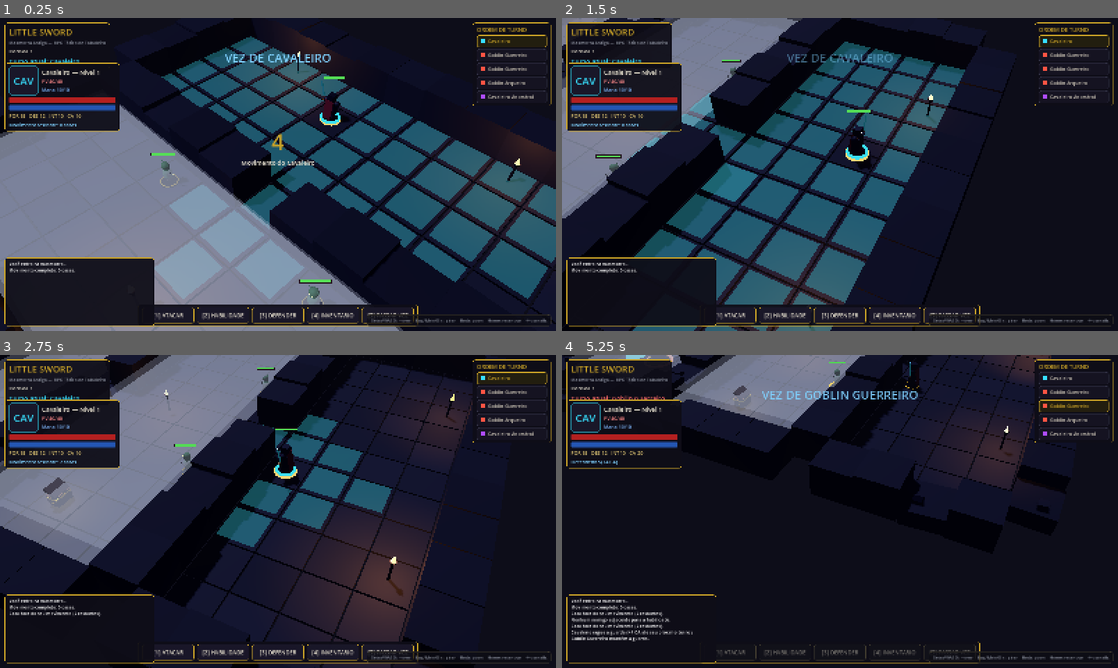
Above: before the commit, frames 1-4 (two rows, left to right).
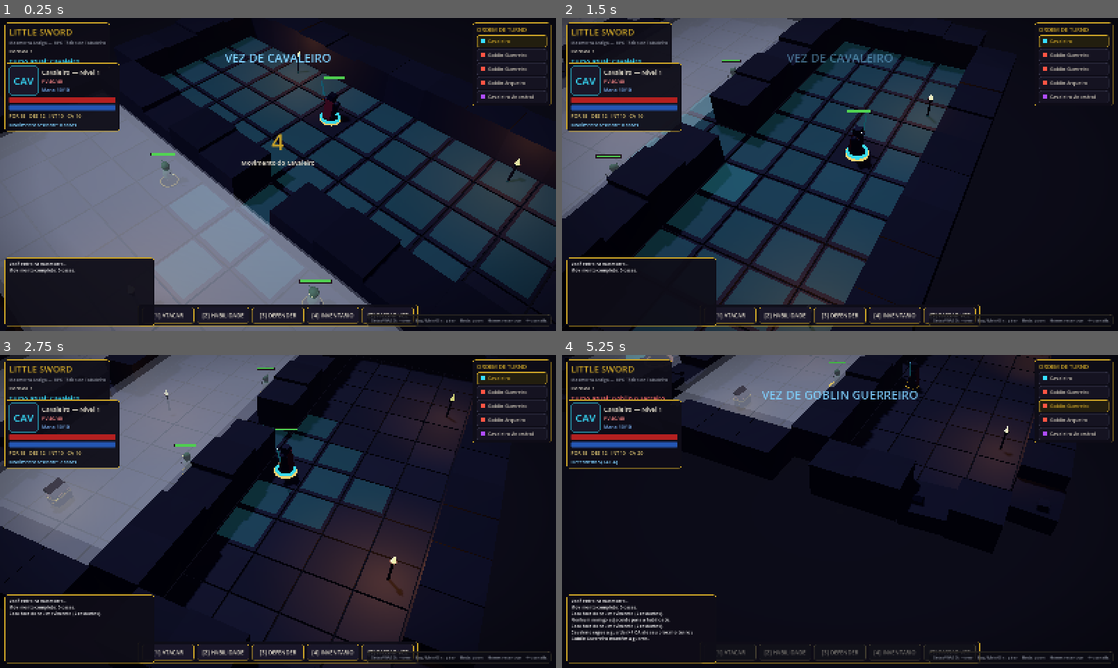
Above: after the commit, the same moments.

Repository: FalconiRod/Little-Sword
Game: Godot game, scene res://src/scenes/main.tscn
Same seed, same stepped clock (60 frames per second), same inputs: the game is played once before the commit and once after it.
Inputs (mouse positions are in pixels of both pictures, inside the frame that each line leads up to):
- Up to frame 1 (0.25 s): no input
- Up to frame 2 (1.5 s): tap Enter at 0.5 s; move the mouse to (962, 158) at 0.52 s; hold D 0.53-1.28 s; hold Q 0.53-1.28 s; click (962, 158) at 0.67 s; move the mouse to (728, 190) at 1.27 s; hold S from 1.28 s (still down); tap E at 1.35 s; click (728, 190) at 1.42 s
- Up to frame 3 (2.75 s): move the mouse to (333, 442) at 2.02 s; release S at 2.03 s; hold D from 2.03 s (still down); tap 1 at 2.1 s; click (333, 442) at 2.17 s
- Up to frame 4 (5.25 s): move the mouse to (812, 574) at 2.77 s; release D at 2.78 s; hold W 2.78-3.53 s; tap one key every 0.75 s from 2.85 s: 2 3 4 5; click (812, 574) at 2.92 s; move the mouse to (1006, 558) at 3.52 s; hold A 3.53-5.03 s; click (1006, 558) at 3.67 s; move the mouse to (673, 464) at 4.27 s; click (673, 464) at 4.42 s; move the mouse to (867, 511) at 5.02 s; hold S from 5.03 s (still down); click (867, 511) at 5.17 s

The runs differ from the first frame. In frame 1, 21% of the frame differs, in the area x 0-100%, y 5-100%; in frame 2, 22%, in the area x 0-73%, y 0-100%; in frame 3, 6.2%; in frame 4, 1.3%.

Commit message:
v0.2.16: vinheta de masmorra + destaque de movimento mais sutil

Diff:
--- a/src/player/player_controller.gd
+++ b/src/player/player_controller.gd
@@ -70,9 +70,9 @@
 	mi.material_override = m
 	return mi
 
-func _pool_show(pool: Array[MeshInstance3D], cells: Array, hex: String) -> void:
+func _pool_show(pool: Array[MeshInstance3D], cells: Array, hex: String, alpha := 0.34) -> void:
 	while pool.size() < cells.size():
-		var q := _make_quad(hex, 0.34)
+		var q := _make_quad(hex, alpha)
 		pool.append(q)
 		add_child(q)
 	for i in pool.size():
@@ -152,7 +152,7 @@
 	reach = BoardGrid.compute_reachable(knight.grid_pos, knight.moves_left)
 	var cells: Array = reach["dist"].keys()
 	cells.erase(knight.grid_pos)
-	_pool_show(_hl_pool, cells, "37e0ff")
+	_pool_show(_hl_pool, cells, "37e0ff", 0.20)
 	var it_cells: Array = []
 	if not board.chest_looted and BoardGrid.chebyshev(knight.grid_pos, board.chest_cell) <= 1:
 		it_cells.append(board.chest_cell)
--- a/src/ui/hud.gd
+++ b/src/ui/hud.gd
@@ -40,6 +40,7 @@
 var _popup_tween: Tween
 
 func _ready() -> void:
+	_build_vignette()
 	_build_top_left()
 	_build_portrait()
 	_build_bottom_bar()
@@ -58,6 +59,31 @@
 	EventBus.banner.connect(_show_banner)
 	EventBus.game_over.connect(_on_game_over)
 	EventBus.inventory_changed.connect(_refresh_inventory_if_open)
+
+## Vinheta procedural: escurece bordas/cantos para clima de masmorra.
+## Ignora mouse para nunca bloquear cliques no tabuleiro.
+func _build_vignette() -> void:
+	var t := TextureRect.new()
+	t.mouse_filter = Control.MOUSE_FILTER_IGNORE
+	t.set_anchors_preset(Control.PRESET_FULL_RECT)
+	var grad := Gradient.new()
+	grad.offsets = PackedFloat32Array([0.0, 0.55, 1.0])
+	grad.colors = PackedColorArray([
+		Color(0.01, 0.005, 0.02, 0.0),
+		Color(0.01, 0.005, 0.02, 0.10),
+		Color(0.008, 0.004, 0.016, 0.62),
+	])
+	var tex := GradientTexture2D.new()
+	tex.gradient = grad
+	tex.fill = GradientTexture2D.FILL_RADIAL
+	tex.fill_from = Vector2(0.5, 0.5)
+	tex.fill_to = Vector2(0.5, -0.28)
+	tex.width = 512
+	tex.height = 512
+	t.texture = tex
+	t.expand_mode = TextureRect.EXPAND_IGNORE_SIZE
+	t.stretch_mode = TextureRect.STRETCH_SCALE
+	add_child(t)
 
 func bind_units(knight_unit: BoardUnit, units_roster: Array) -> void:
 	knight = knight_unit
Not shown, changed: docs/CHANGELOG.md
